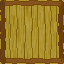
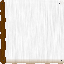
Comparing the layer stacks of the two 64x64 images. Changes:
added group "Left" with 2 layers in group "Border" over [0, 0, 64, 64]
added layer "Grain #1" (color burn) in group "Left" over [0, 0, 64, 64]
moved "LeftPlank" into group "Left" over [0, 0, 6, 64]
added group "Lower" with 2 layers in group "Border" over [0, 0, 64, 64]
added layer "Grain" (color burn) in group "Lower" over [0, 0, 64, 64]
moved "LowerPlank" into group "Lower" over [2, 58, 64, 64]
added group "Upper" with 2 layers in group "Border" over [0, 0, 64, 64]
added layer "Grain copy" (color burn) in group "Upper" over [0, 0, 64, 64]
moved "UpperPlank" into group "Upper" over [0, 0, 62, 6]
added group "Right" with 2 layers in group "Border" over [0, 0, 64, 64]
added layer "Grain #2" (color burn) in group "Right" over [0, 0, 64, 64]
moved "RightPlank" into group "Right" over [58, 0, 64, 64]
